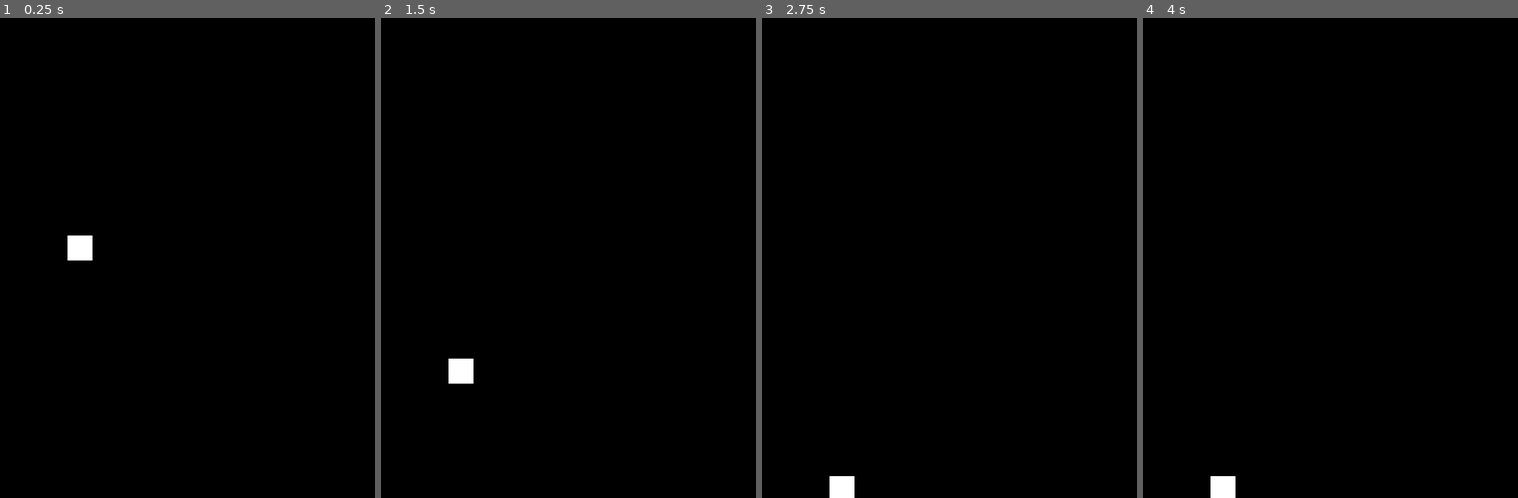
Above: before the commit, frames 1-4 (left to right).
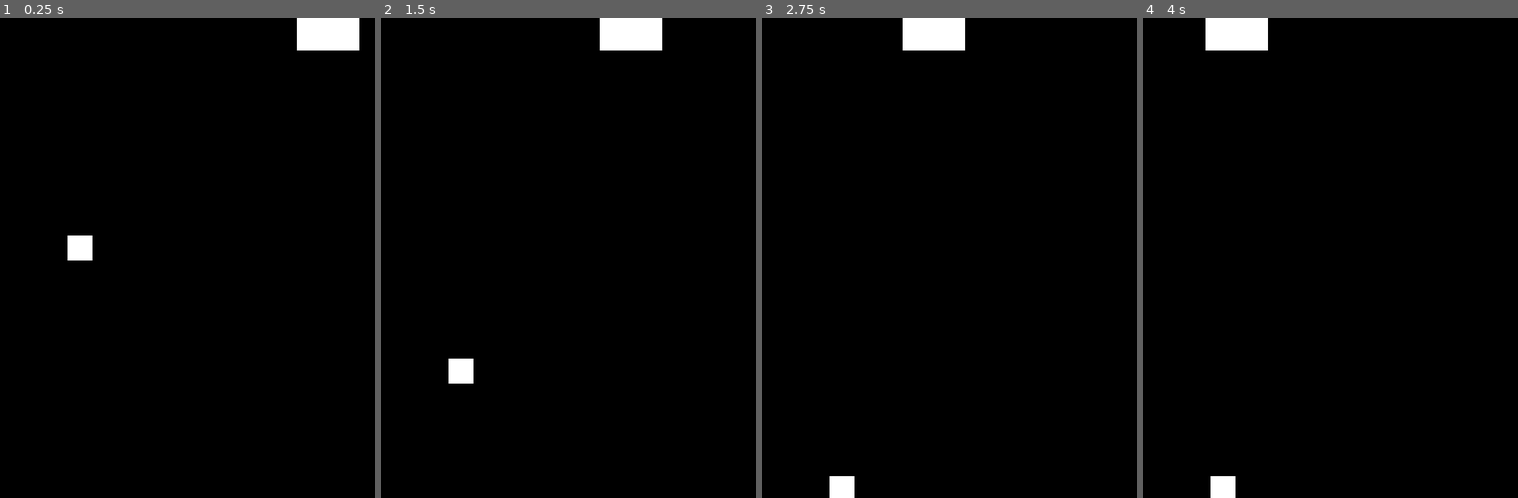
Above: after the commit, the same moments.

Repository: Thrillidas/FlappyBird
Game: Godot game, scene res://Scene/main.tscn
The game is run twice, just before and just after one commit, with the same random seed, the same clock (stepped at 60 frames per second) and the same inputs.
Inputs:
- Up to frame 1 (0.25 s): no input
- Up to frame 2 (1.5 s): hold Up (ui_up) 0.53-1.28 s
- Up to frame 3 (2.75 s): hold Up (ui_up) from 2.03 s (still down)
- Up to frame 4 (4 s): release Up (ui_up) at 3.53 s

The runs differ from the first frame. In frame 1, 1.1% of the frame differs, in the area x 79-96%, y 0-7%; in frame 2, 1.1%; in frame 3, 1.1%; in frame 4, 1.1%.
Error before the commit: Invalid access to property or key 'PipelineSprite' on a base object of type 'CharacterBody2D (pipelines.gd)'. (res://Scripts/main.gd:15)

Commit message:
6th Programming session

Diff:
--- a/Scene/pipelines.tscn
+++ b/Scene/pipelines.tscn
@@ -2,17 +2,14 @@
 
 [ext_resource type="Script" path="res://Scripts/pipelines.gd" id="1_o2gwj"]
 
-[sub_resource type="RectangleShape2D" id="RectangleShape2D_or3rr"]
-size = Vector2(88, 113)
+[sub_resource type="RectangleShape2D" id="RectangleShape2D_hpwkx"]
 
 [node name="Pipelines" type="CharacterBody2D"]
 script = ExtResource("1_o2gwj")
-metadata/_edit_group_ = true
 
 [node name="PipelineSprite" type="ColorRect" parent="."]
-offset_right = 87.0
-offset_bottom = 113.0
+offset_right = 40.0
+offset_bottom = 40.0
 
 [node name="CollisionPipe" type="CollisionShape2D" parent="."]
-position = Vector2(44, 56.5)
-shape = SubResource("RectangleShape2D_or3rr")
+shape = SubResource("RectangleShape2D_hpwkx")
--- a/Scripts/main.gd
+++ b/Scripts/main.gd
@@ -4,20 +4,16 @@
 
 func _ready():
 
-	spawn_pipes(100, 150, 500, 0)
-	spawn_pipes(100, 150, 500, 600)
+	spawn_pipes(100, randi()%500+50, 500, 0)
+	#spawn_pipes(100, 150, 500, 618)
 	#spawn_double_pipes(500)
 	#spawn_double_pipes(300)
 
 #Create a pipeline, allowing to specify the size and location.
 func spawn_pipes(x_size, y_size, x_position, y_position):
 	var pipe = pipe_node.instantiate()
-	var collision = pipe.PipelineSprite
-
 	pipe.create_pipe(x_size, y_size)
 	pipe.position = Vector2(x_position, y_position)
-
-	print(collision)
 	add_child(pipe)
 
 #Create a pair of pipeline, from the lower pipeline to the higher one.
--- a/Scripts/pipelines.gd
+++ b/Scripts/pipelines.gd
@@ -8,6 +8,8 @@
 func create_pipe(x_size, y_size):
 	$PipelineSprite.size = Vector2(x_size,y_size)
 	$CollisionPipe.shape.size = Vector2(x_size,y_size)
+	$CollisionPipe.position = Vector2(x_size/2,y_size/2)
+
 
 func movement(delta):
 	velocity.x = -100
